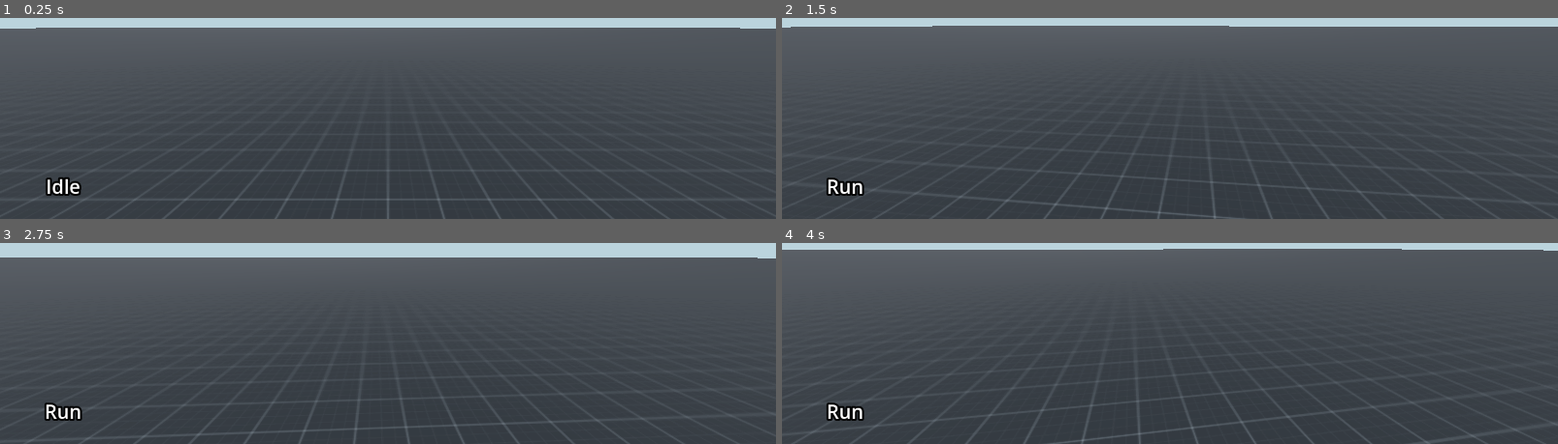
Above: before the commit, frames 1-4 (two rows, left to right).
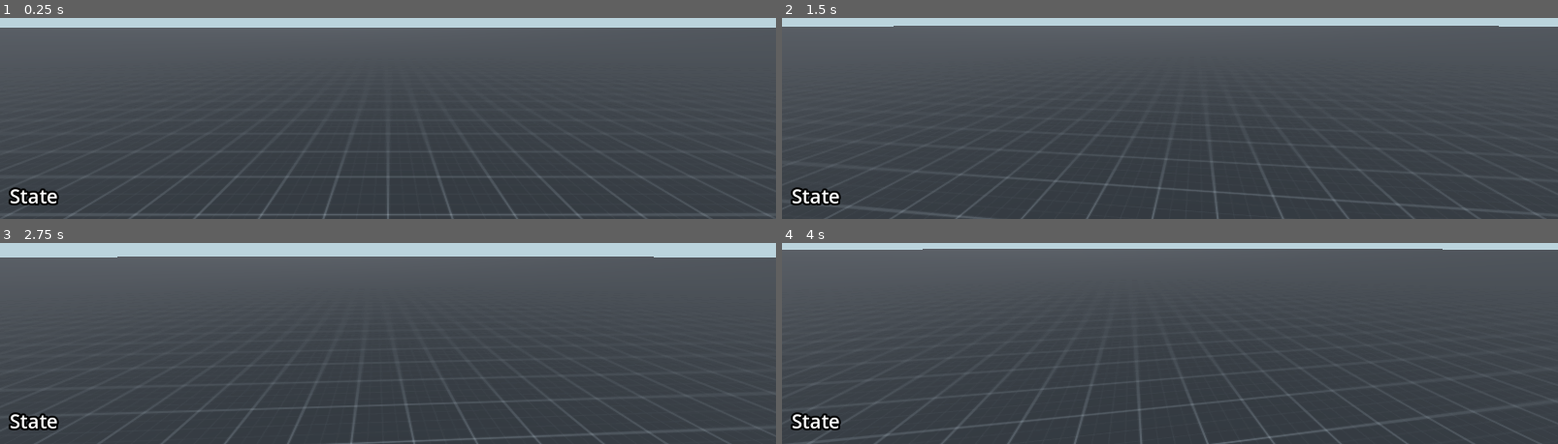
Above: after the commit, the same moments.

Repository: Polar4ik/Operation-Blizard
Game: Godot game, scene res://scenes/game.tscn
Two runs of this game, one before a commit and one after it. Both use one fixed random seed, a clock stepped at 60 frames per second and the inputs below. Before the commit the project starts from res://scenes/world.tscn.
Inputs (mouse positions are in pixels of both pictures, inside the frame that each line leads up to):
- Up to frame 1 (0.25 s): no input
- Up to frame 2 (1.5 s): tap Enter at 0.5 s; move the mouse to (1208, 24) at 0.52 s; hold W (forward) from 0.53 s (still down); move the mouse to (1131, 28) at 1.27 s
- Up to frame 3 (2.75 s): keep holding W (forward); move the mouse to (403, 243) at 2.02 s
- Up to frame 4 (4 s): keep holding W (forward); move the mouse to (1162, 257) at 2.77 s; move the mouse to (1224, 255) at 3.52 s

The runs differ from the first frame. In frame 1, 2.1% of the frame differs, in the area x 0-100%, y 4-100%; in frame 2, 2.4%; in frame 3, 2.3%; in frame 4, 2.5%, in the area x 1-100%, y 2-100%.
Error after the commit: Invalid access to property or key 'current_state' on a base object of type 'null instance'. (res://objects/local_player.tscn::GDScript_lrqgy:4)

Commit message:
add loby, game nodes and fall state

Diff:
--- /dev/null
+++ b/objects/local_player.tscn
@@ -0,0 +1,87 @@
+[gd_scene load_steps=10 format=3 uid="uid://ctj05kl6sedbm"]
+
+[ext_resource type="Script" path="res://scripts/player/motion_body.gd" id="1_4bdkx"]
+[ext_resource type="Script" path="res://scripts/controllers/head_controller.gd" id="2_aa6b1"]
+[ext_resource type="Script" path="res://scripts/fsm/fsm_tree.gd" id="3_0ause"]
+[ext_resource type="Script" path="res://scripts/player/fsm/idle.gd" id="4_tduef"]
+[ext_resource type="Script" path="res://scripts/player/fsm/run.gd" id="5_u47by"]
+[ext_resource type="Script" path="res://scripts/player/fsm/fall.gd" id="6_xgjuh"]
+[ext_resource type="Script" path="res://scripts/components/hp_component.gd" id="7_s3bqj"]
+
+[sub_resource type="CapsuleShape3D" id="CapsuleShape3D_6jbd4"]
+
+[sub_resource type="GDScript" id="GDScript_lrqgy"]
+script/source = "extends Label
+
+func _process(_delta: float) -> void:
+	text = $\"../../../../FSMTree\".current_state.name
+"
+
+[node name="LocalPlayer" type="CharacterBody3D"]
+collision_layer = 2
+script = ExtResource("1_4bdkx")
+
+[node name="Collision" type="CollisionShape3D" parent="."]
+shape = SubResource("CapsuleShape3D_6jbd4")
+
+[node name="Head" type="Marker3D" parent="."]
+transform = Transform3D(1, 0, 0, 0, 1, 0, 0, 0, 1, 0, 0.5, 0)
+script = ExtResource("2_aa6b1")
+
+[node name="MainCamera" type="Camera3D" parent="Head"]
+
+[node name="FSMTree" type="Node" parent="." node_paths=PackedStringArray("init_state")]
+script = ExtResource("3_0ause")
+init_state = NodePath("Idle")
+
+[node name="Idle" type="Node" parent="FSMTree"]
+script = ExtResource("4_tduef")
+
+[node name="Run" type="Node" parent="FSMTree"]
+script = ExtResource("5_u47by")
+
+[node name="Fall" type="Node" parent="FSMTree"]
+script = ExtResource("6_xgjuh")
+
+[node name="HpComponent" type="Node" parent="."]
+script = ExtResource("7_s3bqj")
+
+[node name="CanvasLayer" type="CanvasLayer" parent="."]
+
+[node name="Control" type="Control" parent="CanvasLayer"]
+layout_mode = 3
+anchors_preset = 15
+anchor_right = 1.0
+anchor_bottom = 1.0
+grow_horizontal = 2
+grow_vertical = 2
+
+[node name="MarginContainer" type="MarginContainer" parent="CanvasLayer/Control"]
+layout_mode = 1
+anchors_preset = 15
+anchor_right = 1.0
+anchor_bottom = 1.0
+grow_horizontal = 2
+grow_vertical = 2
+theme_override_constants/margin_left = 15
+theme_override_constants/margin_top = 15
+theme_override_constants/margin_right = 15
+theme_override_constants/margin_bottom = 15
+
+[node name="VBoxContainer" type="VBoxContainer" parent="CanvasLayer/Control/MarginContainer"]
+layout_mode = 2
+
+[node name="HpLabel" type="Label" parent="CanvasLayer/Control/MarginContainer/VBoxContainer"]
+layout_mode = 2
+
+[node name="StateLabel" type="Label" parent="CanvasLayer/Control/MarginContainer/VBoxContainer"]
+layout_mode = 2
+size_flags_horizontal = 0
+size_flags_vertical = 10
+theme_override_colors/font_outline_color = Color(0, 0, 0, 1)
+theme_override_constants/outline_size = 12
+theme_override_font_sizes/font_size = 30
+text = "State"
+horizontal_alignment = 1
+vertical_alignment = 1
+script = SubResource("GDScript_lrqgy")
--- a/objects/player.tscn
+++ /dev/null
@@ -1,69 +0,0 @@
-[gd_scene load_steps=9 format=3 uid="uid://ctj05kl6sedbm"]
-
-[ext_resource type="Script" path="res://scripts/controllers/head_controller.gd" id="1_3kq51"]
-[ext_resource type="Script" path="res://scripts/player/motion_body.gd" id="1_sh17k"]
-[ext_resource type="Script" path="res://scripts/fsm/fsm_tree.gd" id="3_pitdp"]
-[ext_resource type="Script" path="res://scripts/player/fsm/idle.gd" id="4_gw376"]
-[ext_resource type="Script" path="res://scripts/player/fsm/run.gd" id="5_qikmk"]
-[ext_resource type="Script" path="res://scripts/components/hp_component.gd" id="6_2lrdw"]
-
-[sub_resource type="CapsuleShape3D" id="CapsuleShape3D_6jbd4"]
-
-[sub_resource type="GDScript" id="GDScript_lrqgy"]
-script/source = "extends Label
-
-func _process(_delta: float) -> void:
-	text = $\"../../../FSMTree\".current_state.name
-"
-
-[node name="Player" type="CharacterBody3D"]
-collision_layer = 2
-script = ExtResource("1_sh17k")
-
-[node name="Collision" type="CollisionShape3D" parent="."]
-shape = SubResource("CapsuleShape3D_6jbd4")
-
-[node name="Head" type="Marker3D" parent="."]
-transform = Transform3D(1, 0, 0, 0, 1, 0, 0, 0, 1, 0, 0.5, 0)
-script = ExtResource("1_3kq51")
-
-[node name="MainCamera" type="Camera3D" parent="Head"]
-
-[node name="FSMTree" type="Node" parent="." node_paths=PackedStringArray("init_state")]
-script = ExtResource("3_pitdp")
-init_state = NodePath("Idle")
-
-[node name="Idle" type="Node" parent="FSMTree"]
-script = ExtResource("4_gw376")
-
-[node name="Run" type="Node" parent="FSMTree"]
-script = ExtResource("5_qikmk")
-
-[node name="HpComponent" type="Node" parent="."]
-script = ExtResource("6_2lrdw")
-
-[node name="CanvasLayer" type="CanvasLayer" parent="."]
-
-[node name="Control" type="Control" parent="CanvasLayer"]
-layout_mode = 3
-anchors_preset = 15
-anchor_right = 1.0
-anchor_bottom = 1.0
-grow_horizontal = 2
-grow_vertical = 2
-
-[node name="Label" type="Label" parent="CanvasLayer/Control"]
-layout_mode = 1
-anchors_preset = 2
-anchor_top = 1.0
-anchor_bottom = 1.0
-offset_top = -102.0
-offset_right = 195.0
-grow_vertical = 0
-theme_override_colors/font_outline_color = Color(0, 0, 0, 1)
-theme_override_constants/outline_size = 12
-theme_override_font_sizes/font_size = 30
-text = "State"
-horizontal_alignment = 1
-vertical_alignment = 1
-script = SubResource("GDScript_lrqgy")
--- /dev/null
+++ b/objects/remote/remote_player.tscn
@@ -0,0 +1,10 @@
+[gd_scene load_steps=2 format=3 uid="uid://ba13bc24m2m4k"]
+
+[sub_resource type="CapsuleShape3D" id="CapsuleShape3D_gap15"]
+
+[node name="RemotePlayer" type="CharacterBody3D"]
+collision_layer = 2
+collision_mask = 4
+
+[node name="Collision" type="CollisionShape3D" parent="."]
+shape = SubResource("CapsuleShape3D_gap15")
--- a/project.godot
+++ b/project.godot
@@ -11,7 +11,7 @@
 [application]
 
 config/name="Blizard"
-run/main_scene="res://scenes/world.tscn"
+run/main_scene="res://scenes/game.tscn"
 config/features=PackedStringArray("4.3", "GL Compatibility")
 config/icon="res://icon.svg"
 
--- /dev/null
+++ b/scenes/game.tscn
@@ -0,0 +1,11 @@
+[gd_scene load_steps=3 format=3 uid="uid://cm0dcccwn38jj"]
+
+[ext_resource type="PackedScene" uid="uid://uftpolud0r8x" path="res://scenes/world.tscn" id="1_canwi"]
+[ext_resource type="PackedScene" uid="uid://ctj05kl6sedbm" path="res://objects/local_player.tscn" id="2_loa7l"]
+
+[node name="Game" type="Node"]
+
+[node name="World" parent="." instance=ExtResource("1_canwi")]
+
+[node name="Player" parent="." instance=ExtResource("2_loa7l")]
+transform = Transform3D(1, 0, 0, 0, 1, 0, 0, 0, 1, 0, 2, 0)
--- /dev/null
+++ b/scenes/loby.tscn
@@ -0,0 +1,57 @@
+[gd_scene format=3 uid="uid://bys3gackfnxha"]
+
+[node name="Loby" type="Control"]
+layout_mode = 3
+anchors_preset = 15
+anchor_right = 1.0
+anchor_bottom = 1.0
+grow_horizontal = 2
+grow_vertical = 2
+
+[node name="MarginContainer" type="MarginContainer" parent="."]
+layout_mode = 1
+anchors_preset = 15
+anchor_right = 1.0
+anchor_bottom = 1.0
+grow_horizontal = 2
+grow_vertical = 2
+theme_override_constants/margin_left = 15
+theme_override_constants/margin_top = 15
+theme_override_constants/margin_right = 15
+theme_override_constants/margin_bottom = 15
+
+[node name="VBoxContainer" type="VBoxContainer" parent="MarginContainer"]
+layout_mode = 2
+
+[node name="ConnectionList" type="HBoxContainer" parent="MarginContainer/VBoxContainer"]
+layout_mode = 2
+theme_override_constants/separation = 25
+
+[node name="Nick" type="LineEdit" parent="MarginContainer/VBoxContainer/ConnectionList"]
+custom_minimum_size = Vector2(100, 0)
+layout_mode = 2
+placeholder_text = "Nick"
+
+[node name="Ip" type="LineEdit" parent="MarginContainer/VBoxContainer/ConnectionList"]
+custom_minimum_size = Vector2(100, 0)
+layout_mode = 2
+placeholder_text = "IP"
+
+[node name="Port" type="LineEdit" parent="MarginContainer/VBoxContainer/ConnectionList"]
+custom_minimum_size = Vector2(100, 0)
+layout_mode = 2
+placeholder_text = "Port"
+
+[node name="HostButton" type="Button" parent="MarginContainer/VBoxContainer/ConnectionList"]
+custom_minimum_size = Vector2(100, 0)
+layout_mode = 2
+text = "HOST"
+
+[node name="JoinButton" type="Button" parent="MarginContainer/VBoxContainer/ConnectionList"]
+custom_minimum_size = Vector2(100, 0)
+layout_mode = 2
+text = "JOIN"
+
+[node name="PlayerListContainer" type="VBoxContainer" parent="MarginContainer/VBoxContainer"]
+layout_mode = 2
+size_flags_vertical = 6
--- a/scenes/world.tscn
+++ b/scenes/world.tscn
@@ -1,7 +1,6 @@
-[gd_scene load_steps=5 format=3 uid="uid://uftpolud0r8x"]
+[gd_scene load_steps=4 format=3 uid="uid://uftpolud0r8x"]
 
 [ext_resource type="Texture2D" uid="uid://dy57hedwvokiu" path="res://assets/png/prototype_textures/dark/texture_01.png" id="1_h4akj"]
-[ext_resource type="PackedScene" uid="uid://ctj05kl6sedbm" path="res://objects/player.tscn" id="2_kk7k6"]
 
 [sub_resource type="Environment" id="Environment_42yhu"]
 background_mode = 1
@@ -27,7 +26,5 @@
 
 [node name="Floor" type="CSGBox3D" parent="."]
 material_override = SubResource("StandardMaterial3D_qwlhh")
+use_collision = true
 size = Vector3(500, 0.1, 500)
-
-[node name="Player" parent="." instance=ExtResource("2_kk7k6")]
-transform = Transform3D(1, 0, 0, 0, 1, 0, 0, 0, 1, 0, 1.27476, 0)
--- /dev/null
+++ b/scripts/player/fsm/fall.gd
@@ -0,0 +1,17 @@
+extends State
+
+var gravity := 9.8
+
+var motion_body: MotionBody
+
+func physics_update(_delta: float) -> void:
+	motion_body = host as MotionBody
+
+	if motion_body.is_on_floor():
+		change_state.emit("Idle")
+
+	gravitation()
+
+func gravitation() -> void:
+	if !motion_body.is_on_floor():
+		motion_body.velocity.y = -gravity
--- a/scripts/player/fsm/idle.gd
+++ b/scripts/player/fsm/idle.gd
@@ -3,12 +3,15 @@
 var motion_body: MotionBody
 @export var deaccel := 0.3
 
-func update(_delta: float) -> void:
+func physics_update(_delta: float) -> void:
+	motion_body = host as MotionBody
+
 	if motion_body.target_vector:
 		change_state.emit("Run")
 
-func physics_update(_delta: float) -> void:
-	motion_body = host as MotionBody
+	if !motion_body.is_on_floor():
+		change_state.emit("Fall")
+
 	stop()
 
 func stop() -> void:
--- a/scripts/player/fsm/run.gd
+++ b/scripts/player/fsm/run.gd
@@ -11,11 +11,13 @@
 	motion_body = host as MotionBody
 	head = motion_body.get_node("Head")
 
-	move()
-
-func update(_delta: float) -> void:
 	if !motion_body.target_vector:
 		change_state.emit("Idle")
+
+	if !motion_body.is_on_floor():
+		change_state.emit("Fall")
+
+	move()
 
 func move() -> void:
 	var dir = Basis(motion_body.transform.basis.x, motion_body.transform.basis.y, motion_body.transform.basis.z) * Vector3(motion_body.target_vector.x, 0, motion_body.target_vector.y).normalized()
